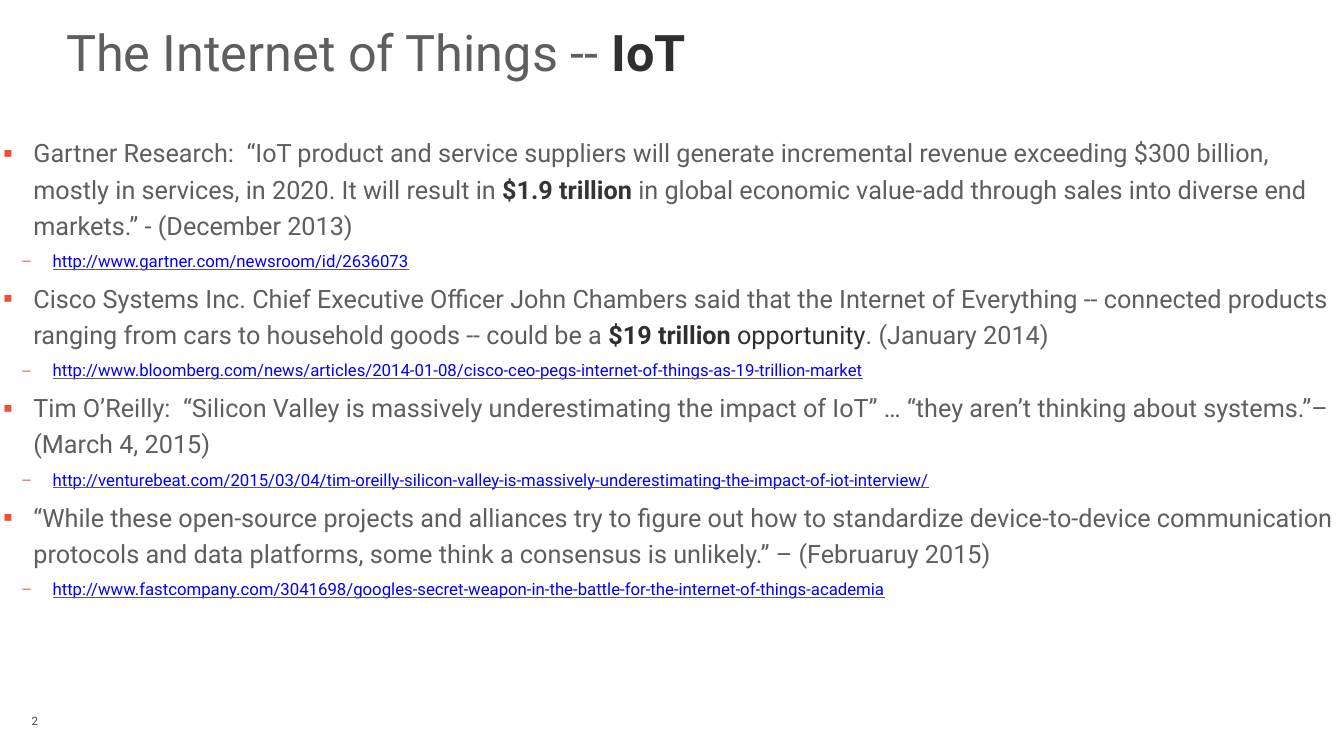
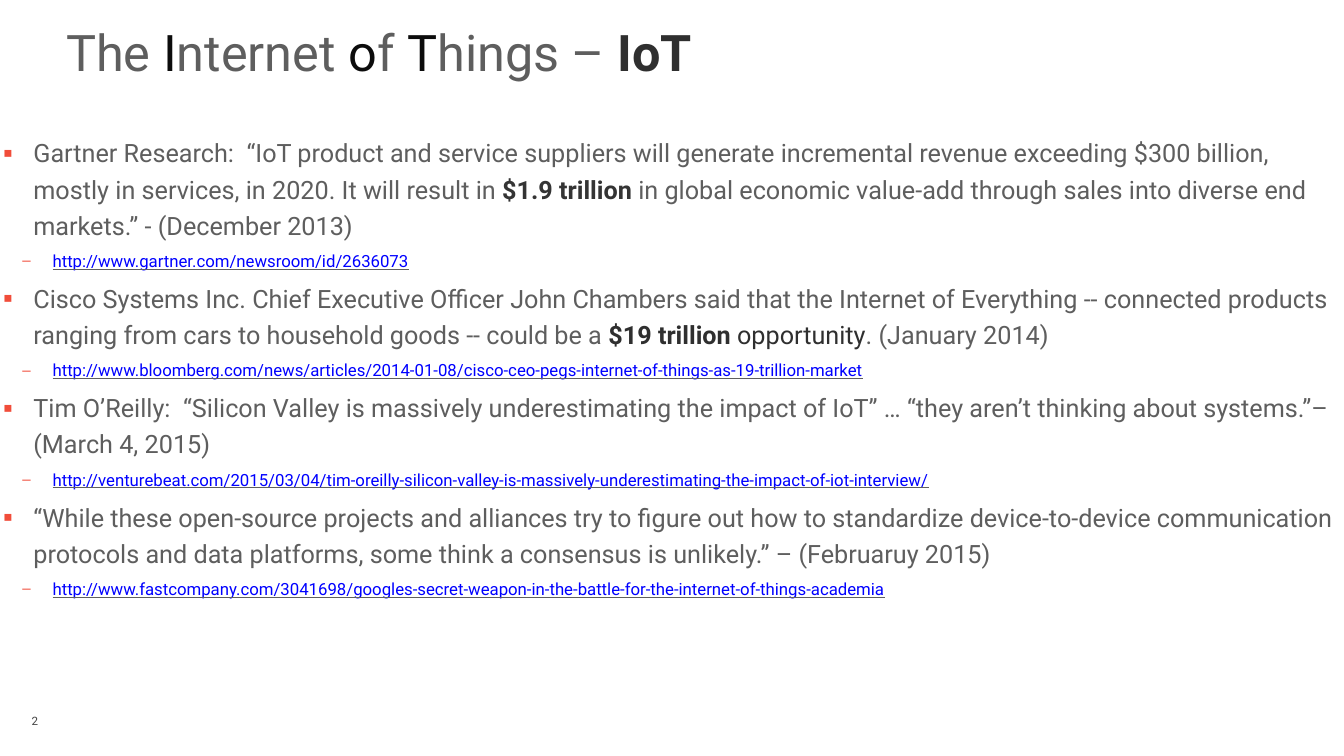
Before and after one commit to rotten/hue-multicorn-postgresql-fdw, a slide deck: slide 2 of extra/Database_Of_Things_PGConf_US_2015.pptx. Drawn at 1344x756 pixels with LibreOffice and Linux fonts; fonts in the diff are those of the drawing; background and template pictures are left out. Boxes give left, top, right and bottom in pixels: in the first picture for what was removed or moved away, otherwise in the second. Text is boxed around its words. In the diff, an @@ line names an element or a change of style, - is before the commit and + after.

```diff
--- a/extra/Database_Of_Things_PGConf_US_2015.pptx
+++ b/extra/Database_Of_Things_PGConf_US_2015.pptx
@@ title at bbox=[66, 32, 692, 82]: text changed @@
-The Internet of Things -- IoT
+The Internet of Things – IoT
```
Also in this commit, not shown: 6 other slides changed.
